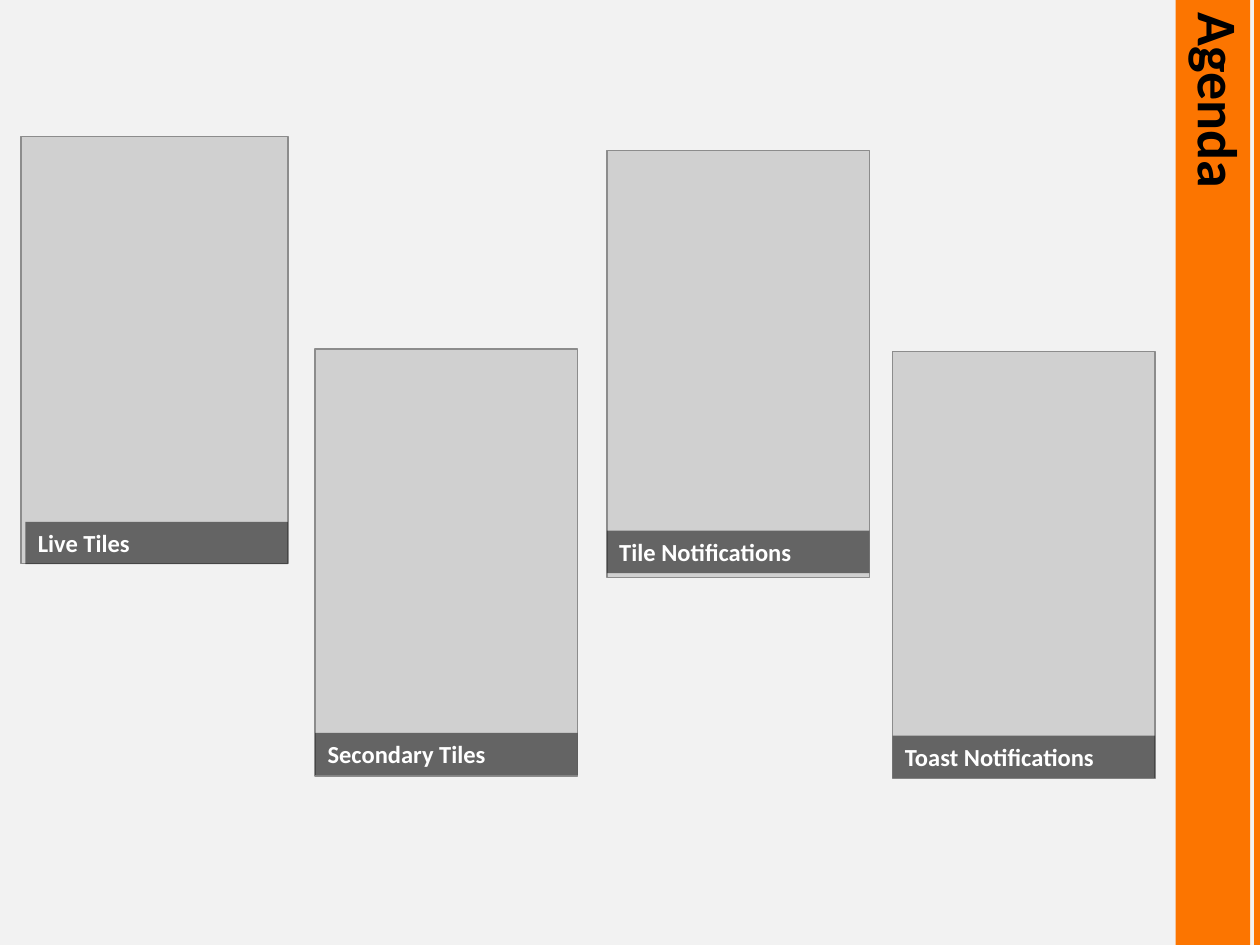
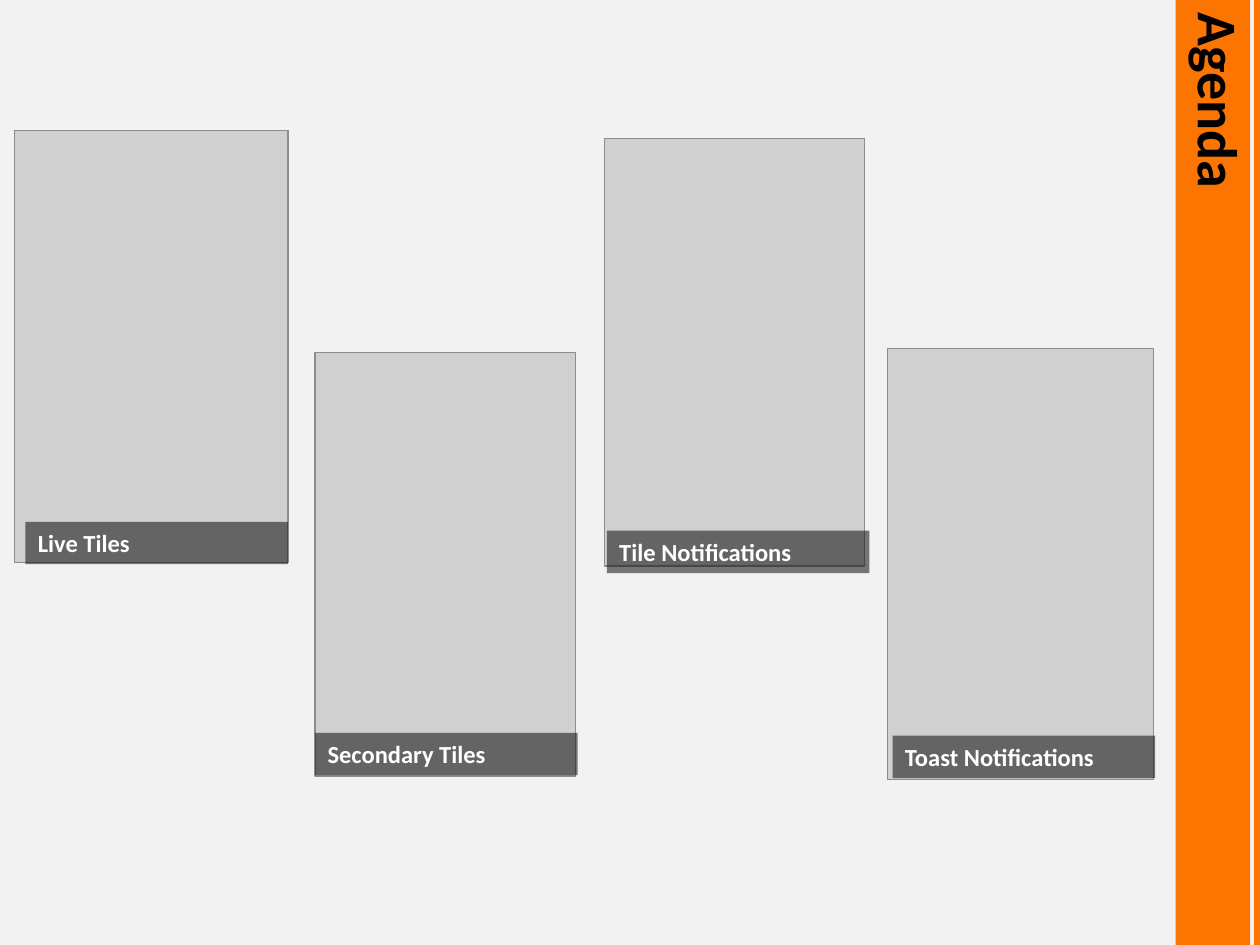
Before and after one commit to derikwhittaker/Demo.LiveTiles, a slide deck: slide 2 of Demo.LiveTiles.Presentation/Demo.LiveTiles.pptx. Drawn at 1260x945 pixels with LibreOffice and Linux fonts; fonts in the diff are those of the drawing; grey boxes stand for pictures. Boxes give left, top, right and bottom in pixels: in the first picture for what was removed or moved away, otherwise in the second. Text is boxed around its words. In the diff, an @@ line names an element or a change of style, - is before the commit and + after.

Commit message:
new PPT

```diff
--- a/Demo.LiveTiles.Presentation/Demo.LiveTiles.pptx
+++ b/Demo.LiveTiles.Presentation/Demo.LiveTiles.pptx
@@ picture: place and size @@
-picture at [21,136,289,563]
+picture at [15,130,289,562]
@@ picture: place and size @@
-picture at [607,150,869,577]
+picture at [605,139,864,566]
@@ picture at [315,353,576,776]: rotation 180 to 0 degrees @@
@@ picture at [888,349,1154,780]: rotation 180 to 0 degrees @@
```
